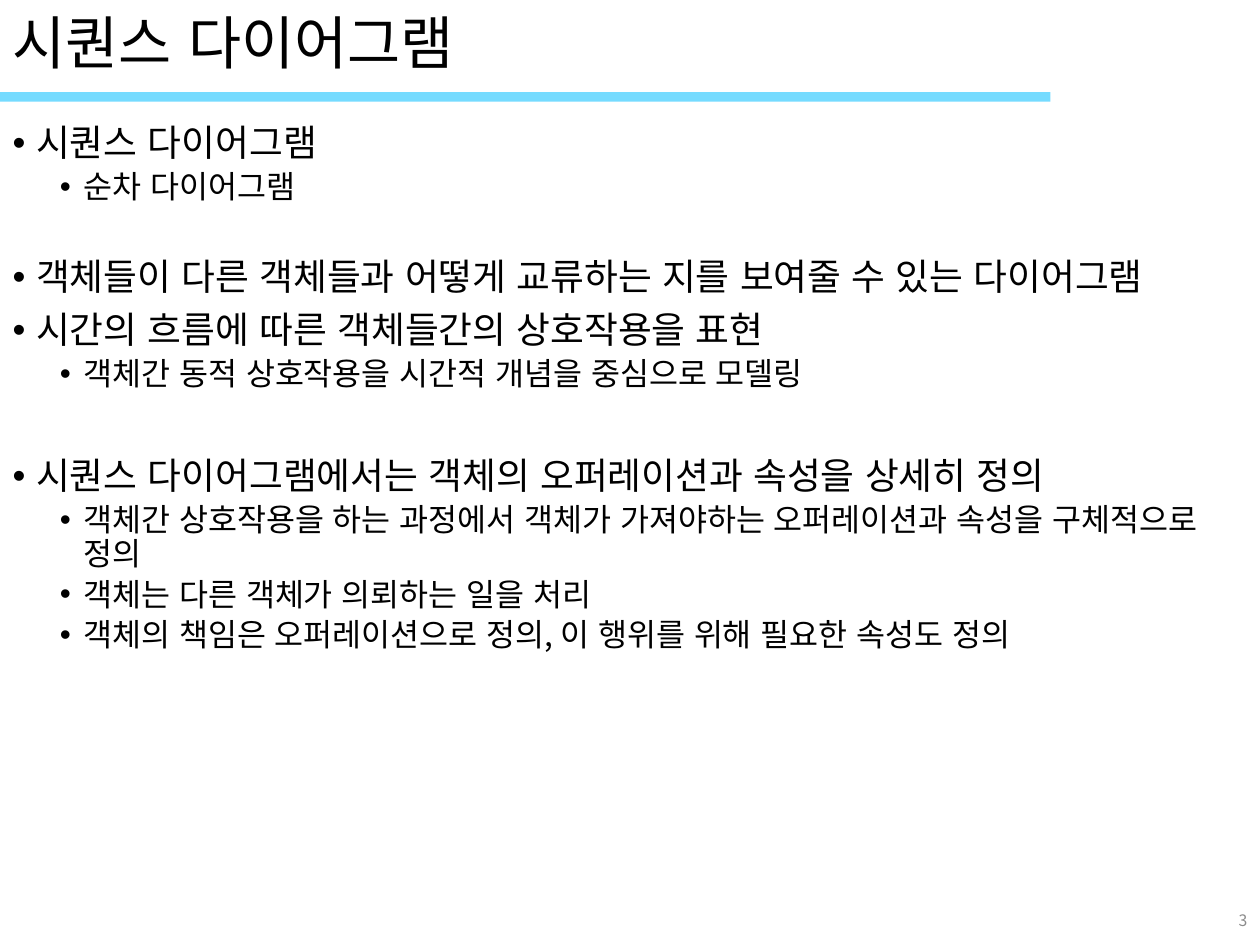
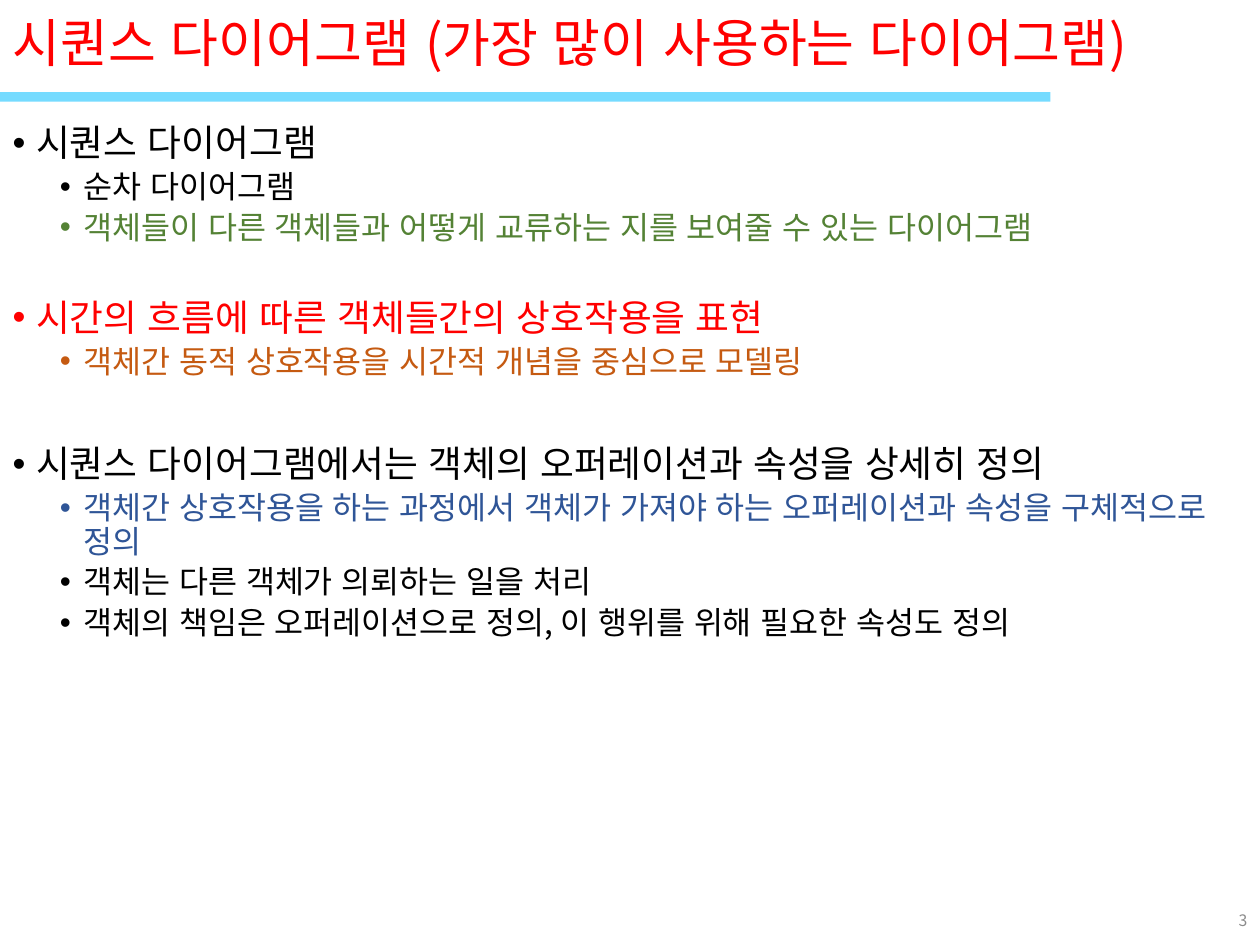
Before and after one commit to kys17326/starUML, a slide deck: slide 3 of 객체UML/11_객체UML(시퀀스).pptx. Drawn at 1260x945 pixels with LibreOffice and Linux fonts; fonts in the diff are those of the drawing; background and template pictures are left out. Boxes give left, top, right and bottom in pixels: in the first picture for what was removed or moved away, otherwise in the second. Text is boxed around its words. In the diff, an @@ line names an element or a change of style, - is before the commit and + after.

```diff
--- a/객체UML/11_객체UML(시퀀스).pptx
+++ b/객체UML/11_객체UML(시퀀스).pptx
@@ title at (x1=13, y1=19, x2=1127, y2=72): text changed; size 33 to 29.7 pt; text colour #000000 to #FF0000 @@
-시퀀스 다이어그램
+시퀀스 다이어그램 (가장 많이 사용하는 다이어그램)
@@ text at (x1=36, y1=213, x2=1032, y2=376): size 21 to 18 pt, text colour #000000 to #548235 in "객체들이 다른 객체들과 어떻게 교류하는 지를 보여줄 ..."; text colour #000000 to #FF0000 in "시간의 흐름에 따른 객체들간의 상호작용을 표현"; text colour #000000 to #C55A11 in "객체간 동적 상호작용을 시간적 개념을 중심으로 모델링"; list level 1 to 2 in "객체들이 다른 객체들과 어떻게 교류하는 ..." @@
@@ text at (x1=83, y1=493, x2=1206, y2=556): text changed; text colour #000000 to #2F5597 @@
-  • 객체간 상호작용을 하는 과정에서 객체가 가져야하는 오퍼레이션과 속성을 구체적으로 정의
+  • 객체간 상호작용을 하는 과정에서 객체가 가져야 하는 오퍼레이션과 속성을 구체적으로 정의
```
Also in this commit, not shown: 1 other slide changed, 4 other files.
